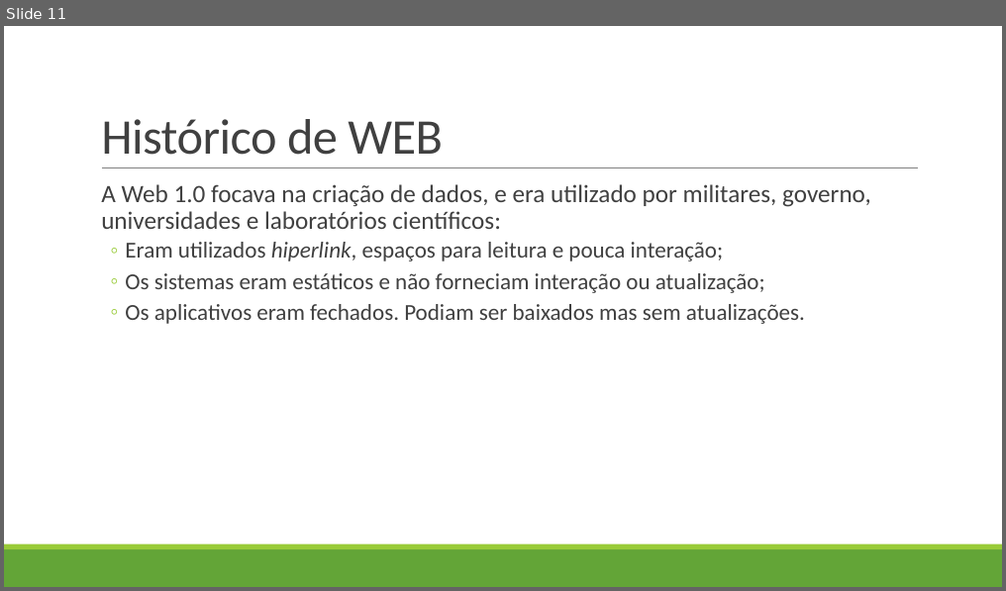
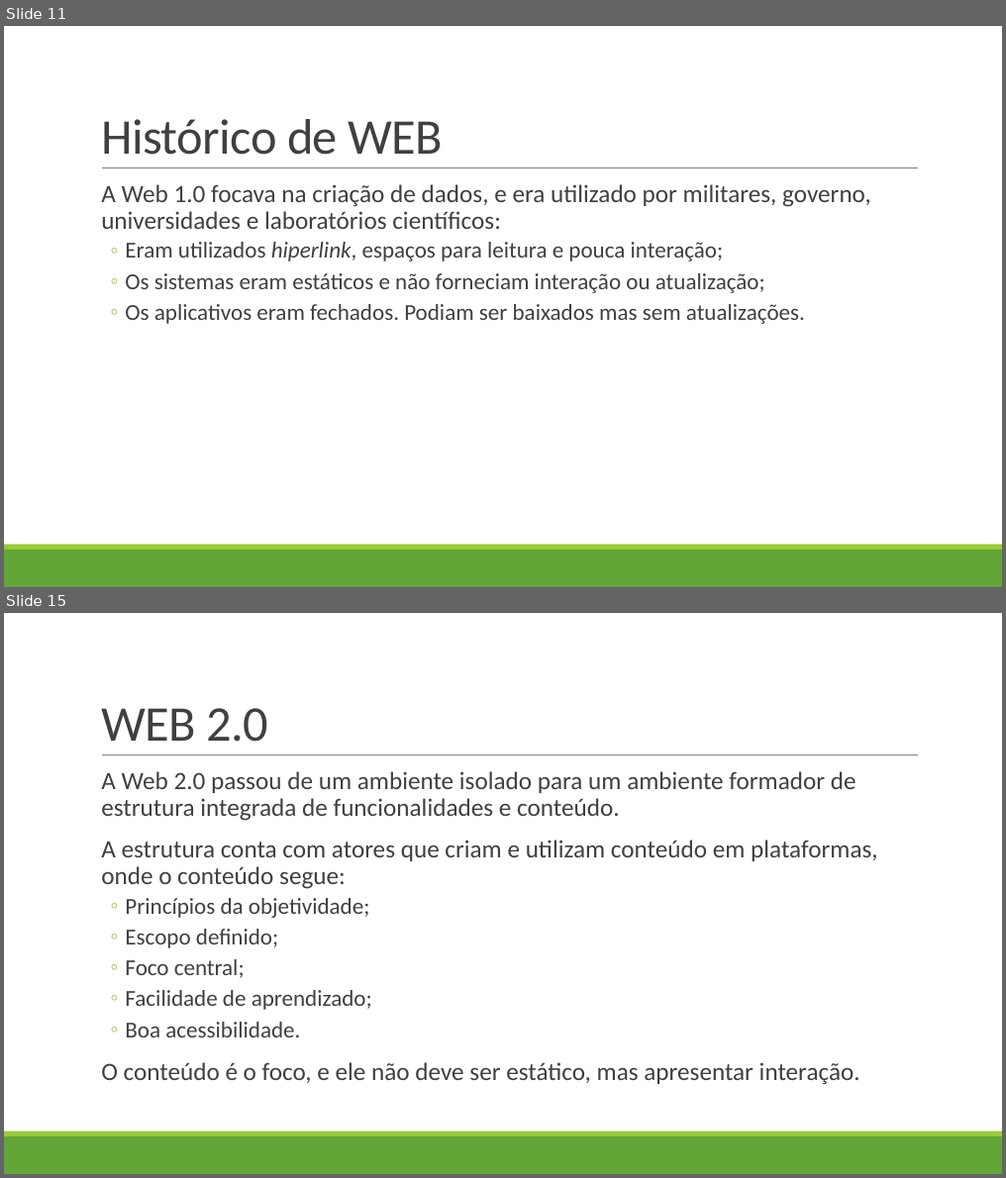
Before and after one commit to LucasHerculanoAmaro/Minhas-Aulas, a slide deck: Euripedes Simões de Paula/Gestão de Conteúdo WEB II/Aula 2/Web 2.0 e mídia social.pptx. Shown one above the other, each under a label of ours: slide 11 before the commit, slides 11 and 15 after it; the slides between them are not shown. The pictures are 1006x591 and 1006x1178 pixels, drawn with LibreOffice and Linux fonts; fonts in the diff are those of the drawing. Boxes give left, top, right and bottom in pixels: in the first picture for what was removed or moved away, otherwise in the second. Text is boxed around its words. In the diff, an @@ line names an element or a change of style, - is before the commit and + after.

```diff
--- a/Euripedes Simões de Paula/Gestão de Conteúdo WEB II/Aula 2/Web 2.0 e mídia social.pptx
+++ b/Euripedes Simões de Paula/Gestão de Conteúdo WEB II/Aula 2/Web 2.0 e mídia social.pptx
@@ slide 15 added at (4, 613, 1002, 1174), background #FFFFFF; not listed: 3 template elements that a slide beside it also shows @@
@@ title added at (101, 708, 268, 742), 48 pt, text #404040 @@
+WEB 2.0
@@ text added at (101, 771, 877, 1084), 24 pt, text #404040 @@
+  A Web 2.0 passou de um ambiente isolado para um ambiente formador de estrutura integrada de funcionalidades e conteúdo.
+  A estrutura conta com atores que criam e utilizam conteúdo em plataformas, onde o conteúdo segue:
+  ◦ Princípios da objetividade;
+  ◦ Escopo definido;
+  ◦ Foco central;
+  ◦ Facilidade de aprendizado;
+  ◦ Boa acessibilidade.
+  O conteúdo é o foco, e ele não deve ser estático, mas apresentar interação.
```
Also in this commit, not shown: 1 slide changed, 6 other slides added, 1 other file.
